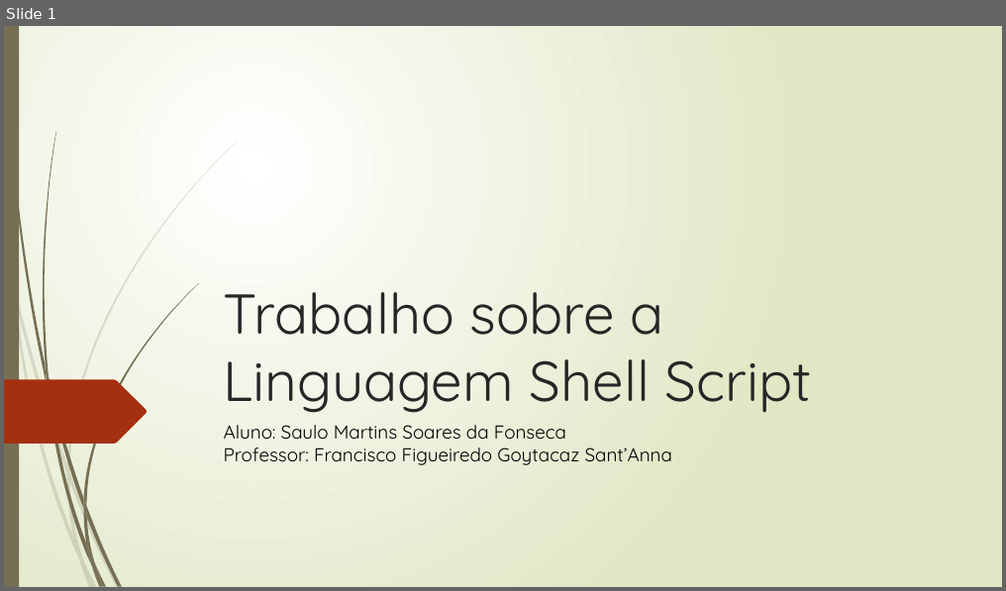
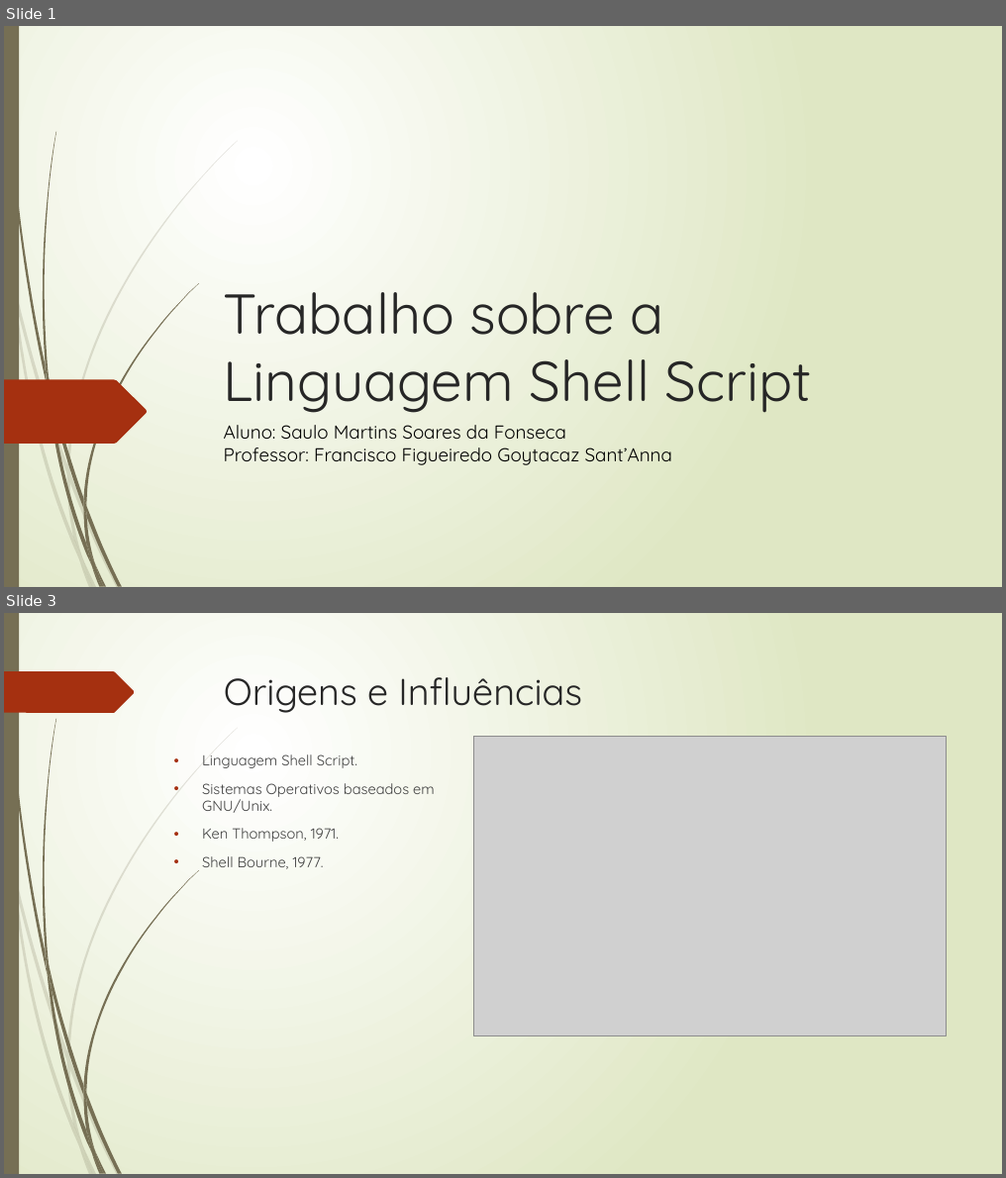
Before and after one commit to martins9/EDL, a slide deck: Tarefa-02/Apresentacao_EDL.pptx. Shown one above the other, each under a label of ours: slide 1 before the commit, slides 1 and 3 after it; the slides between them are not shown. The pictures are 1006x591 and 1006x1178 pixels, drawn with LibreOffice and Linux fonts; fonts in the diff are those of the drawing; grey boxes stand for pictures. Boxes give left, top, right and bottom in pixels: in the first picture for what was removed or moved away, otherwise in the second. Text is boxed around its words. In the diff, an @@ line names an element or a change of style, - is before the commit and + after.

```diff
--- a/Tarefa-02/Apresentacao_EDL.pptx
+++ b/Tarefa-02/Apresentacao_EDL.pptx
@@ slide 3 added at (4, 613, 1002, 1174), background gradient #FFFFFF to #DFE8C4; not listed: 23 template elements that a slide beside it also shows @@
@@ freeform shape added at (4, 671, 135, 713), fill #A53010 @@
@@ title added at (224, 677, 582, 713), 36 pt, text #262626 @@
+Origens e Influências
@@ text added at (202, 755, 435, 869), 14 pt, text #404040 @@
+• Linguagem Shell Script.
+• Sistemas Operativos baseados em GNU/Unix.
+• Ken Thompson, 1971.
+• Shell Bourne, 1977.
@@ picture added at (474, 736, 946, 1036) @@
```
Also in this commit, not shown: 1 slide changed, 1 other slide added, 1 slide removed, 3 other files.
